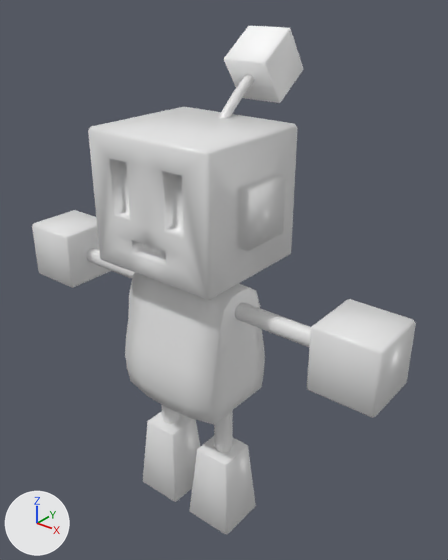
The glTF model Sviluppo/Godot/models/npc_cube.glb, before and after one commit.
The view is the same before and after, from a 50 mm lens placed at (8.87, -9.89, 13.32), pointed at (0.0, 1.19, 6.45). The lights are fixed; the arrows at lower left show +X, +Y and +Z. The picture after the commit comes second.

Script lines for the objects in view, before the commit:
```python
mat_material = principled_material('Material')
mat_material.base_color = (0.8, 0.8, 0.8)  # white #e7e7e7
mat_material.roughness = 0.35
mat_material_001 = bpy.data.materials.new('Material.001')
mat_material_001.use_nodes = True; mat_material_001.node_tree.nodes.clear()
_N = mat_material_001.node_tree.nodes; _L = mat_material_001.node_tree.links
n0 = _N.new('ShaderNodeBsdfPrincipled'); n0.name = 'Principled BSDF'
n0.inputs[2].default_value = 0.35  # 'Roughness'
n1 = _N.new('ShaderNodeOutputMaterial'); n1.name = 'Material Output'
n2 = _N.new('ShaderNodeMix'); n2.name = 'Mix'
n2.data_type = 'RGBA'
n2.blend_type = 'MULTIPLY'
n2.inputs[0].default_value = 1.0  # 'Factor'
n2.inputs[7].default_value = (0.8, 0.8, 0.8, 1.0)  # 'B', white #e7e7e7
n3 = _N.new('ShaderNodeVertexColor'); n3.name = 'Color Attribute'
_L.new(n0.outputs[0], n1.inputs[0])  # 'BSDF' to 'Surface'
_L.new(n2.outputs[2], n0.inputs[0])  # 'Result' to 'Base Color'
_L.new(n3.outputs[0], n2.inputs[6])  # 'Color' to 'A'
me_cube = bpy.data.meshes.new('Cube')
me_cube.from_pydata(...)  # 208 vertices, 396 faces; spans x -5.19..5.19, y -1.39..1.7, z 0.15..10.51
me_cube.materials.append(mat_material)  # white #e7e7e7
me_cube_004 = bpy.data.meshes.new('Cube.004')
me_cube_004.from_pydata(...)  # 602 vertices, 1100 faces; spans x -3.82..3.82, y -1.25..3.52, z 2.16..12.33
# faces by material slot: [1056, 44]
me_cube_004.materials.append(mat_material_001)
me_cube_004.materials.append(mat_defaultmaterial)
ob_cube = bpy.data.objects.new('Cube', me_cube)
ob_cube.location = (0.0, 0.0, 0.0)
ob_robot = bpy.data.objects.new('robot', me_cube_004)
ob_robot.location = (0.0, 0.0, 0.0)
```
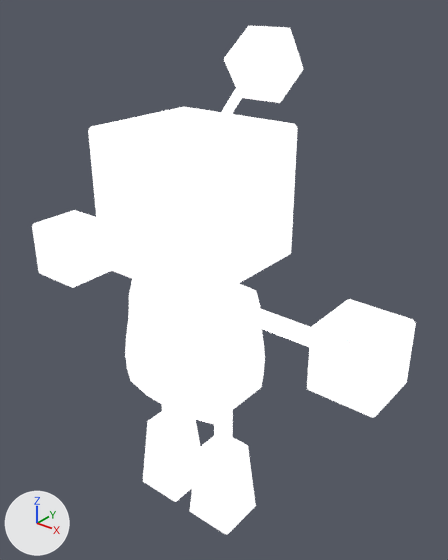
The change, as a list of edits to the scene's bpy script:
```text
Change mat_material:
    mat_material.metallic: 0.0 -> 1.0
    add mat_material.emission_strength = 1.0
Change mat_material_001:
    where n0 = _N.new('ShaderNodeBsdfPrincipled'); n0.name = 'Principled BSDF'
    add n0.inputs[1].default_value = 1.0  # 'Metallic'
    add n0.inputs[28].default_value = 1.0  # 'Emission Strength'
```

Pixel boxes (x1, y1, x2, y2) of what changed, in the pictures (448 x 560 px):
'Cube', surface changed (lighter)
    both: (32, 107, 416, 535)
'robot', surface changed (grey to white)
    both: (86, 26, 311, 453)
